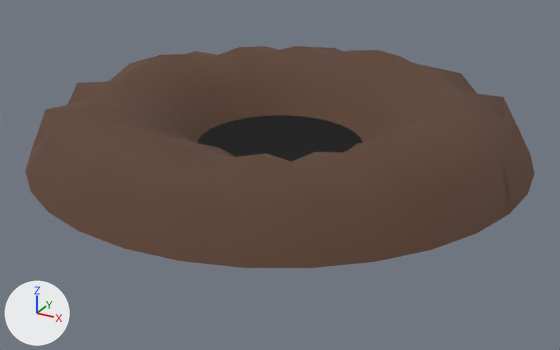
Two versions of the FBX model froggyfocus/Assets/FlawLizArt/Mole/mole_dirt.fbx, one commit apart.
The view is the same before and after, from a camera (50 mm lens) standing at (2.86, -5.21, 2.33) and looking at (0.05, -0.09, -0.23). The lights are fixed; the arrows at lower left show +X, +Y and +Z. Vertices at the same position are counted once.

Names of what the first picture shows: 'MoleDirt'.
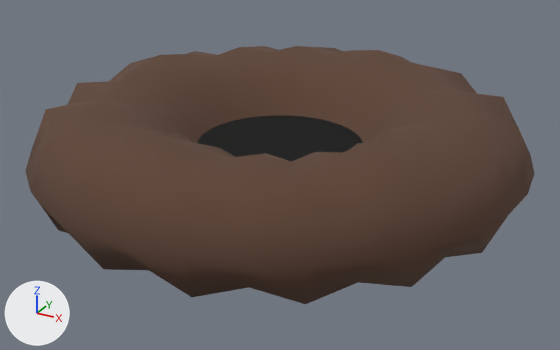
Where the change shows, as pixel boxes [x1, y1, x2, y2] in the pictures (560 x 350 px):
'MoleDirt', reshaped (16% taller)
    before: [26, 46, 535, 268]
    after: [26, 46, 535, 304]
part 1 of me_torus_001, added (brown)
    after: [31, 192, 508, 304]

Patch to the scene script:
```diff
--- a/froggyfocus/Assets/FlawLizArt/Mole/mole_dirt.fbx.py
+++ b/froggyfocus/Assets/FlawLizArt/Mole/mole_dirt.fbx.py
@@ me_torus_001 @@
 # used by ob_moledirt; location = (0.0, 0.0, 0.0)
-me_torus_001.from_pydata(...)  # 160 vertices, 129 faces; spans x -2.0..2.0, y -2.0..2.0, z 0.0..0.51
+me_torus_001.from_pydata(...)  # 288 vertices, 257 faces; spans x -2.0..2.0, y -2.0..2.0, z -0.51..0.51
+# me_torus_001 part 1
+# 128 vertices are added at x -1.81..1.81, y -1.81..1.81, z -0.51..-0.01
+# 128 new faces join them, mat_dirt (brown #5e4436)
 me_torus_001.materials.append(mat_dirt)
```
